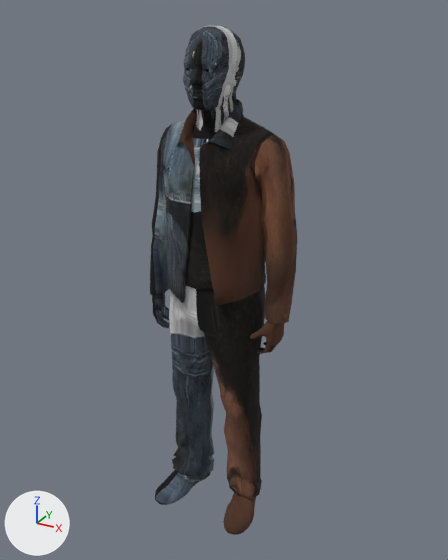
A saved change to the glTF model public/models/people/m12.glb.
Rendered twice from a camera (50 mm lens) standing at (1.007, -1.752, 0.857) and looking at (0.018, 0.045, -0.042). Arrows for +X, +Y and +Z are at lower left; the lights stay in place. The first picture is the older version. Objects named as collision shapes, trigger or cutter boxes, shadow casters or lower levels of detail are left out. Vertices at exactly the same position are counted once.

Script lines for the objects in view, before the commit:
```python
me_lod0 = bpy.data.meshes.new('lod0')
me_lod0.from_pydata(...)  # 2512 vertices, 4999 faces; spans x -0.28..0.29, y -0.17..0.19, z -1.0..0.81
me_lod0.materials.append(mat_body)
ob_lod0 = bpy.data.objects.new('lod0', me_lod0)
ob_lod0.location = (0.0, 0.0, 0.0)
```
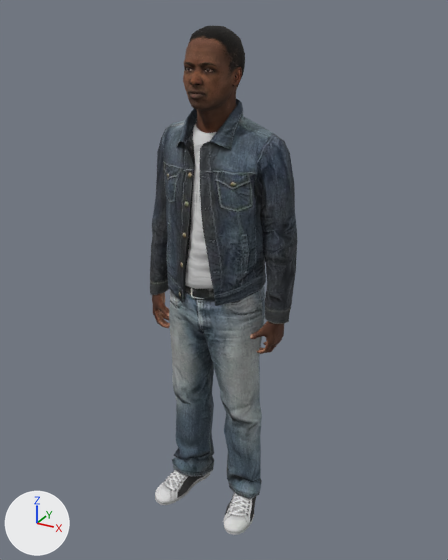
Boxes [x1, y1, x2, y2] around the edits, measured in the pictures (448 x 560 px):
part 1 of me_lod0, reshaped
    before: [183, 35, 243, 110]
    after: [183, 34, 245, 196]
part 2 of me_lod0, reshaped
    before: [155, 304, 169, 328]
    after: [150, 251, 170, 328]
part 3 of me_lod0, reshaped
    before: [263, 332, 284, 350]
    after: [252, 306, 291, 354]
part 4 of me_lod0, added (mostly hidden)
    after: [170, 470, 250, 508]
part 5 of me_lod0, surface changed
    both: [150, 25, 297, 535]

The edits, one by one:
me_lod0 is used by ob_lod0; location (0.0, 0.0, 0.0).
me_lod0 had 2512 vertices, 4999 faces and spanned x -0.28..0.29, y -0.17..0.19, z -1.0..0.81.
me_lod0 now has 3383 vertices, 6722 faces and spans x -0.28..0.29, y -0.17..0.19, z -1.0..0.81.
me_lod0 part 1: 95 vertices moved within x -0.08..0.08, y -0.11..0.09, z 0.58..0.77; 615 vertices added at x -0.09..0.09, y -0.11..0.13, z 0.34..0.77.
me_lod0 part 2: 42 vertices moved within x -0.27..-0.17, y -0.04..0.05, z -0.26..-0.13; 125 vertices added at x -0.28..0.0, y -0.04..0.08, z -0.27..-0.04.
me_lod0 part 3: 22 vertices moved within x 0.18..0.27, y -0.02..0.05, z -0.26..-0.13; 113 vertices added at x 0.16..0.28, y -0.04..0.05, z -0.27..-0.11.
me_lod0 part 4: 18 vertices added at x -0.17..0.17, y -0.14..0.1, z -1.0..-0.93.
me_lod0 part 5: 3033 kept faces spanning x -0.28..0.29, y -0.17..0.19, z -1.0..0.81 get new texture (UV) coordinates.
